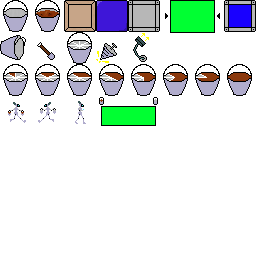
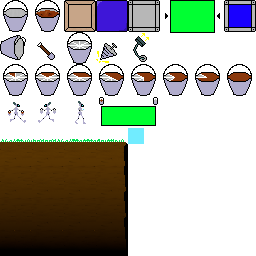
Comparing the layer stacks of the two 256×256 images. Changes:
painted on "Background" over [0, 128, 144, 256]
